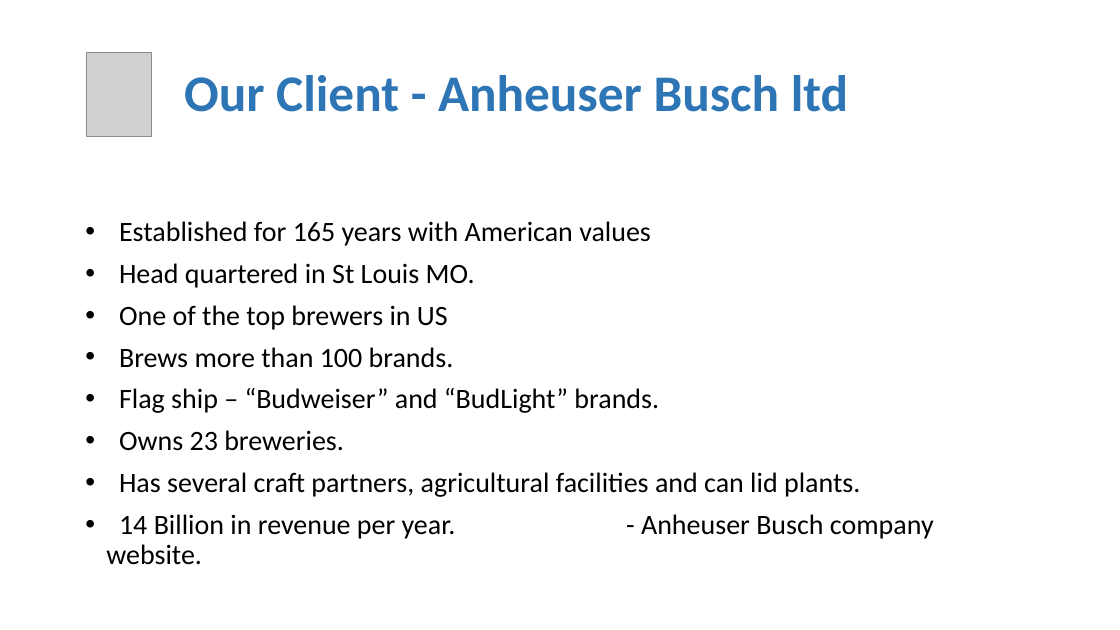
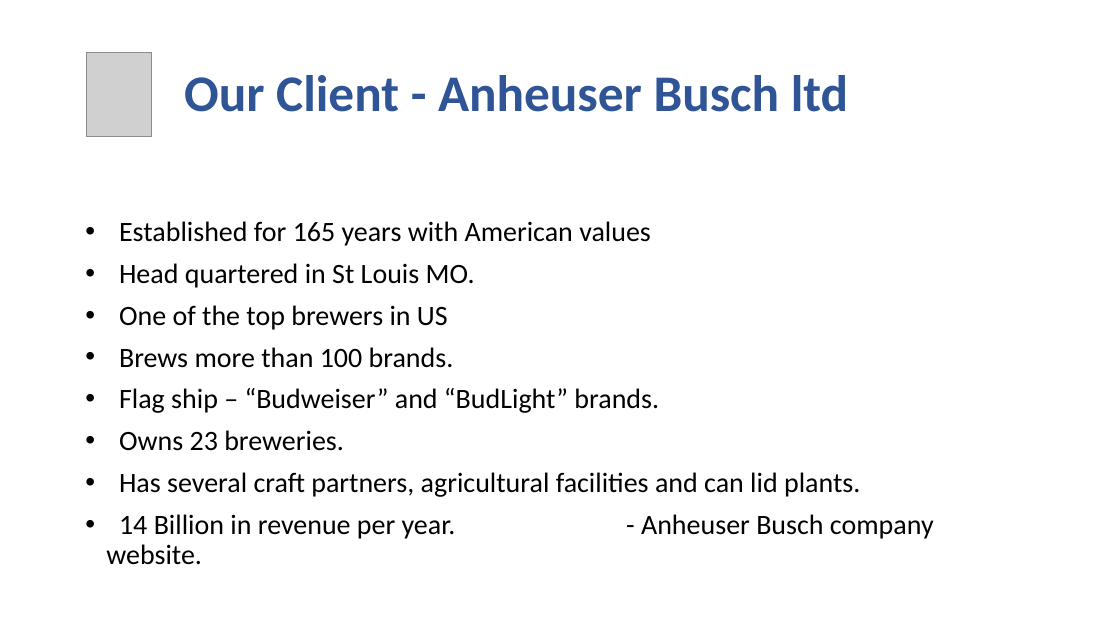
Before and after one commit to kmrollins/MSDS6306-CaseStudy1, a slide deck: slide 3 of PresentationSlides/CaseStudy1_Presentation_ARajan.pptx. Drawn at 1120x630 pixels with LibreOffice and Linux fonts; fonts in the diff are those of the drawing; grey boxes stand for pictures. Boxes give left, top, right and bottom in pixels: in the first picture for what was removed or moved away, otherwise in the second. Text is boxed around its words. In the diff, an @@ line names an element or a change of style, - is before the commit and + after.

```diff
--- a/PresentationSlides/CaseStudy1_Presentation_ARajan.pptx
+++ b/PresentationSlides/CaseStudy1_Presentation_ARajan.pptx
@@ title "Our Client - Anheuser Busch ..." at (184,75,848,112): text colour #2E75B6 to #2F5597 @@
```
Also in this commit, not shown: 8 other slides changed, 1 slide added.
